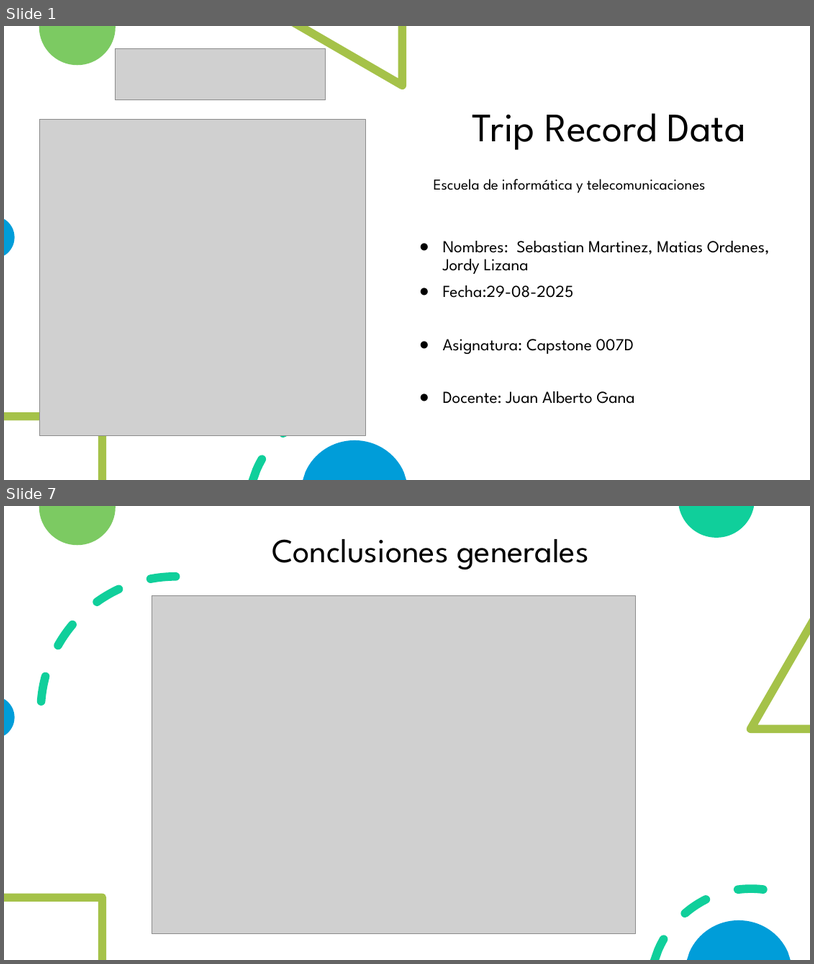
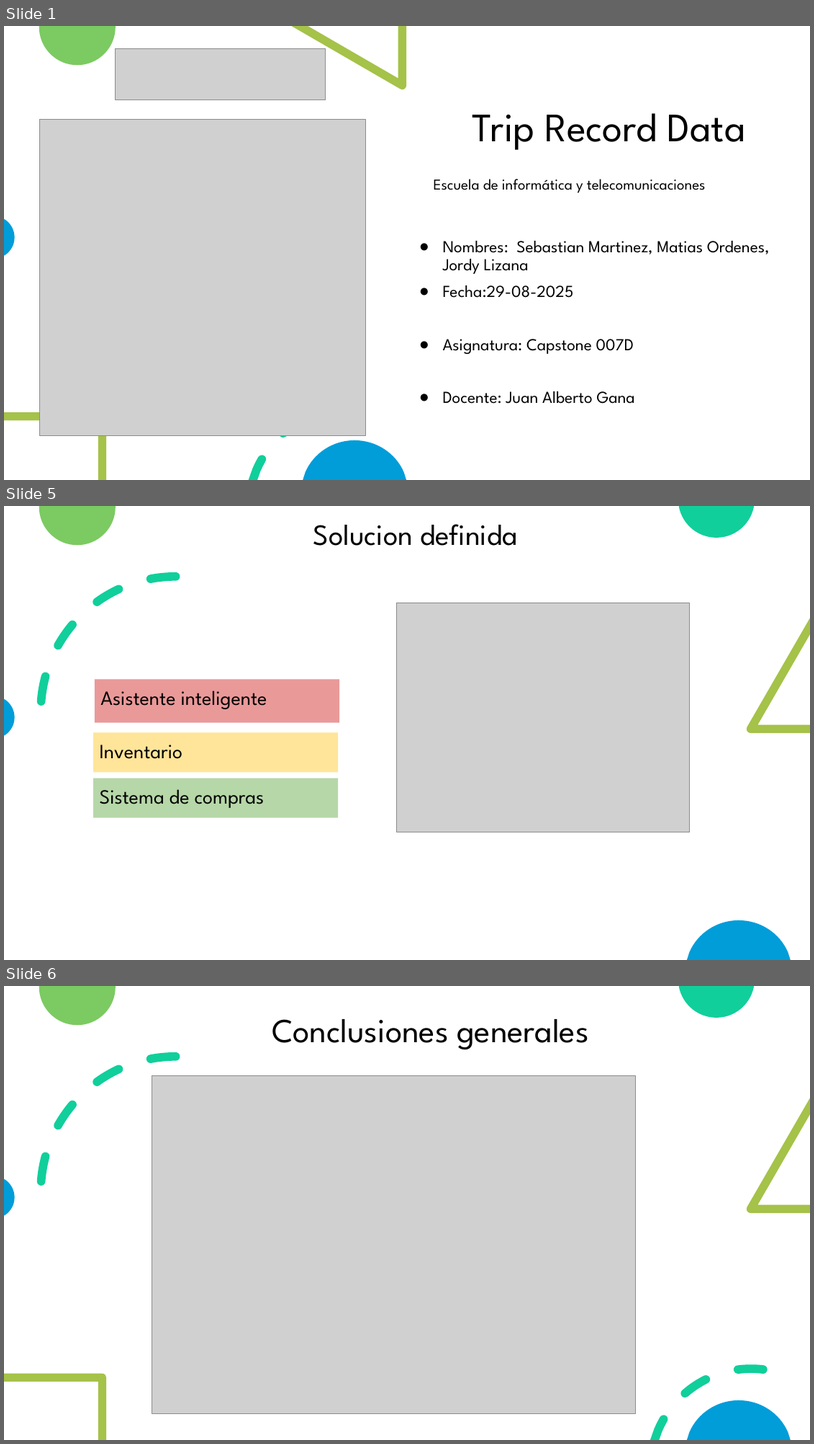
Before and after one commit to MatiaRs/Repleno, a slide deck: Fase 1/Evidencia Grupal/Presentacion_1.pptx. Shown one above the other, each under a label of ours: slides 1 and 7 before the commit, slides 1, 5 and 6 after it; the slides between them are not shown. The pictures are 814x964 and 814x1444 pixels, drawn with LibreOffice and Linux fonts; fonts in the diff are those of the drawing; grey boxes stand for pictures. Boxes give left, top, right and bottom in pixels: in the first picture for what was removed or moved away, otherwise in the second. Text is boxed around its words. In the diff, an @@ line names an element or a change of style, - is before the commit and + after.

```diff
--- a/Fase 1/Evidencia Grupal/Presentacion_1.pptx
+++ b/Fase 1/Evidencia Grupal/Presentacion_1.pptx
@@ slide 5 added at bbox=[4, 506, 810, 960], background #FFFFFF; not listed: 2 template elements that a slide beside it also shows @@
@@ freeform shape added at bbox=[39, 506, 116, 546], fill #7CCA62 @@
@@ title added at bbox=[314, 524, 518, 546], 35 pt, text #000000 @@
+Solucion definida
@@ picture added at bbox=[397, 602, 690, 832] @@
@@ freeform shape added at bbox=[747, 618, 810, 733], fill #A5C249 @@
@@ freeform shape added at bbox=[4, 699, 14, 735], fill #009DD9 @@
@@ rectangle added at bbox=[95, 679, 340, 723], fill #EA9999, 24 pt, text #000000 @@
+Asistente inteligente
@@ rectangle added at bbox=[93, 732, 339, 772], fill #FFE599, 24 pt, text #000000 @@
+Inventario
@@ rectangle added at bbox=[93, 777, 339, 818], fill #B6D7A8, 24 pt, text #000000 @@
+Sistema de compras
@@ freeform shape added at bbox=[687, 920, 791, 960], fill #009DD9 @@
@@ what was slide 7 is now slide 6 @@
```
Also in this commit, not shown: 3 other slides added, 5 slides removed.
